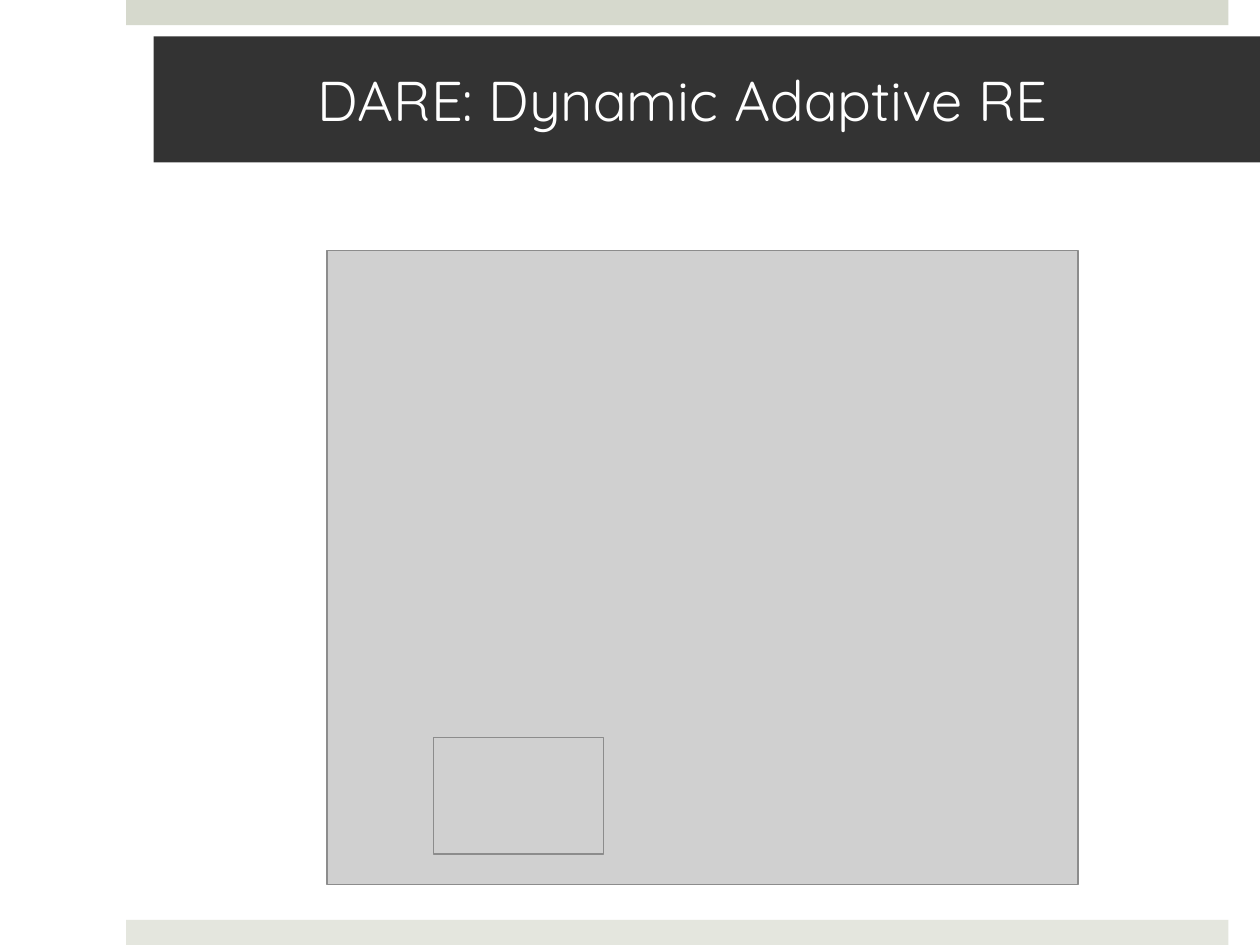
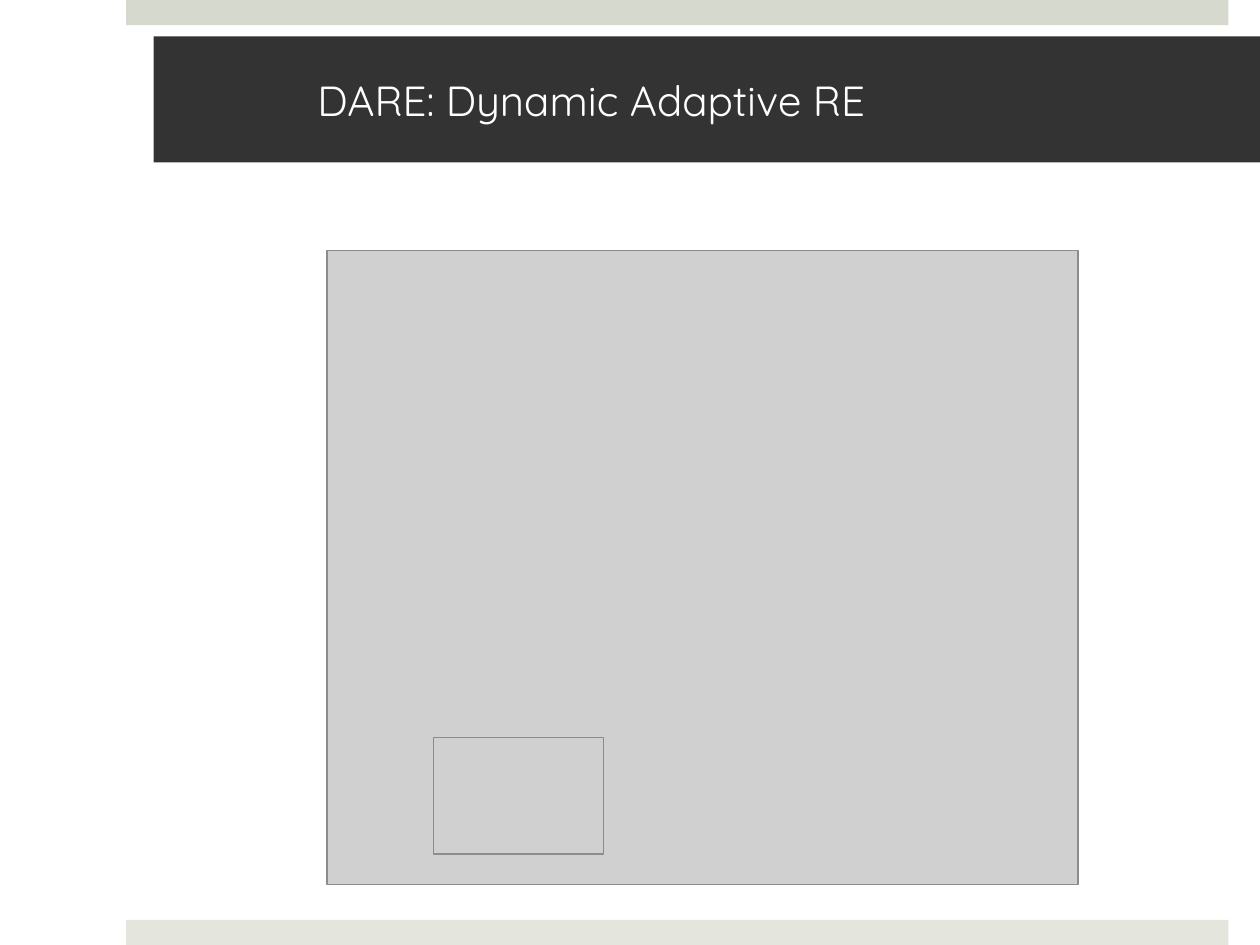
Before and after one commit to saga-project/saga-cpp-legacy-projects, a slide deck: slide 25 of saga-talks/abstractions_for_ls-microsoft.pptx (slide 26 before the commit). Drawn at 1260x945 pixels with LibreOffice and Linux fonts; fonts in the diff are those of the drawing; grey boxes stand for pictures; background and template pictures are left out. Boxes give left, top, right and bottom in pixels: in the first picture for what was removed or moved away, otherwise in the second. Text is boxed around its words. In the diff, an @@ line names an element or a change of style, - is before the commit and + after.

```diff
--- a/saga-talks/abstractions_for_ls-microsoft.pptx
+++ b/saga-talks/abstractions_for_ls-microsoft.pptx
@@ title "DARE: Dynamic Adaptive RE" at bbox=[154, 37, 1260, 163]: size 32 to 24 pt @@
```
Also in this commit, not shown: 3 other slides changed, 1 slide added, 3 slides removed.
